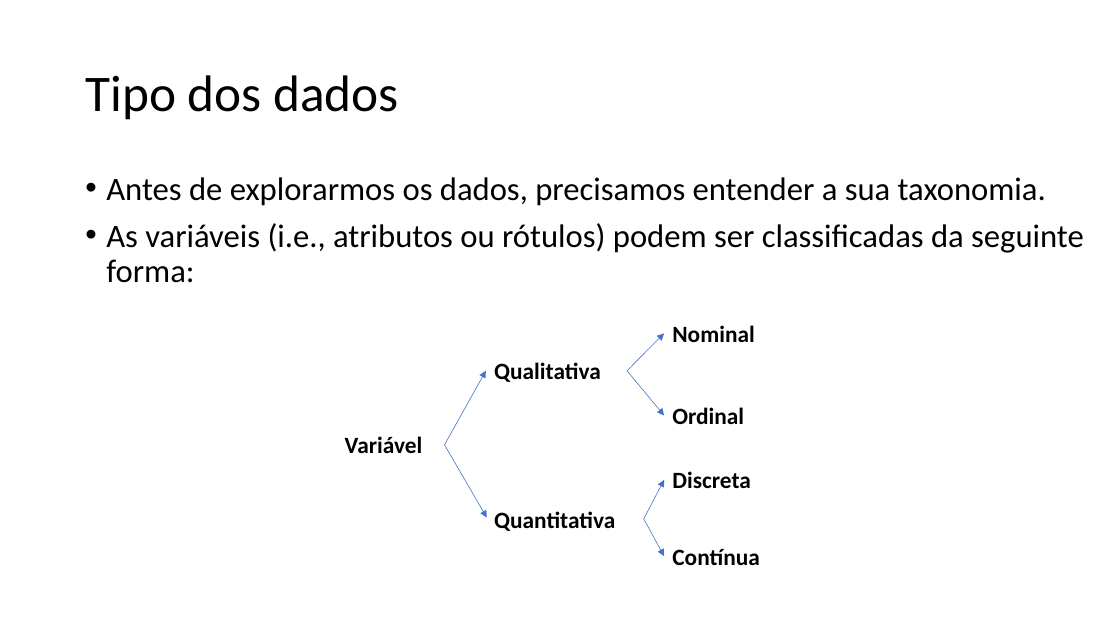
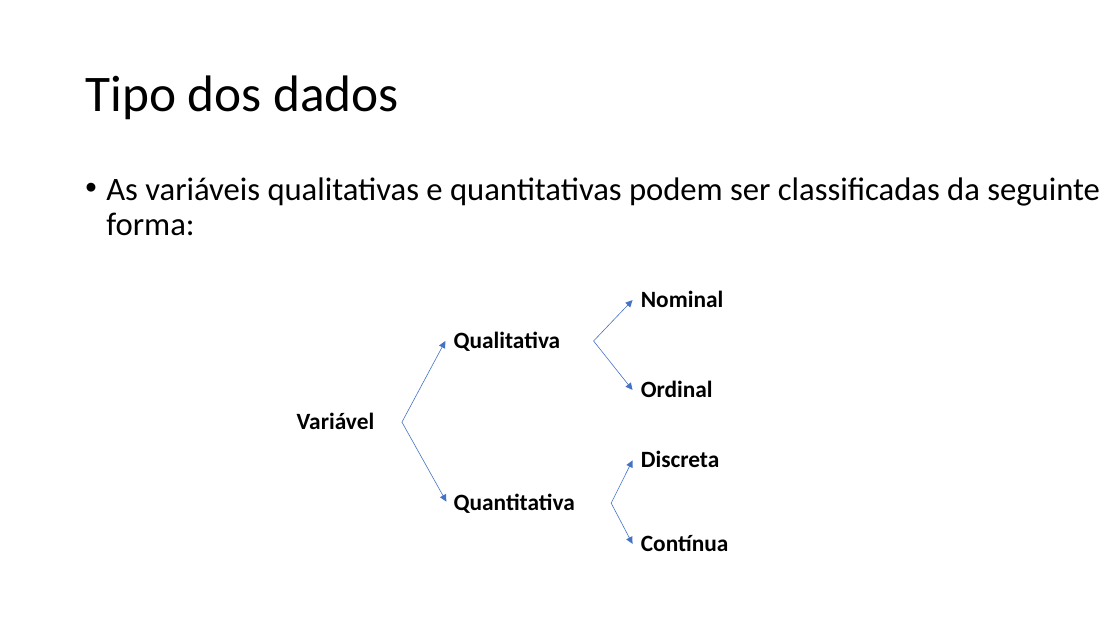
Before and after one commit to zz4fap/c24_inteligencia_artificial, a slide deck: slide 8 of slides/C24_EDA.pptx (slide 6 before the commit). Drawn at 1120x630 pixels with LibreOffice and Linux fonts; fonts in the diff are those of the drawing. Boxes give left, top, right and bottom in pixels: in the first picture for what was removed or moved away, otherwise in the second. Text is boxed around its words. In the diff, an @@ line names an element or a change of style, - is before the commit and + after.

```diff
--- a/slides/C24_EDA.pptx
+++ b/slides/C24_EDA.pptx
@@ text at (106, 177, 1100, 236): text changed @@
-• Antes de explorarmos os dados, precisamos entender a sua taxonomia.
-• As variáveis (i.e., atributos ou rótulos) podem ser classificadas da seguinte forma:
+• As variáveis qualitativas e quantitativas podem ser classificadas da seguinte forma:
@@ text "Nominal": place and size @@
-text "Nominal" at (672, 325, 754, 342)
+text "Nominal" at (641, 290, 723, 307)
@@ text "Qualitativa": place and size @@
-text "Qualitativa" at (494, 362, 601, 382)
+text "Qualitativa" at (454, 331, 561, 351)
@@ arrow moved from (627, 371) - (665, 334) to (594, 341) - (633, 300) @@
@@ arrow moved from (444, 445) - (486, 371) to (402, 423) - (445, 341) @@
@@ arrow moved from (627, 371) - (665, 416) to (594, 341) - (633, 390) @@
@@ text "Ordinal": place and size @@
-text "Ordinal" at (672, 407, 744, 424)
+text "Ordinal" at (641, 380, 713, 397)
@@ text "Variável": place and size @@
-text "Variável" at (345, 436, 423, 453)
+text "Variável" at (297, 412, 375, 429)
@@ arrow moved from (444, 445) - (487, 518) to (402, 423) - (446, 502) @@
@@ text "Discreta": place and size @@
-text "Discreta" at (672, 471, 751, 488)
+text "Discreta" at (641, 450, 720, 467)
@@ arrow moved from (644, 519) - (665, 480) to (612, 503) - (633, 460) @@
@@ text "Quantitativa": place and size @@
-text "Quantitativa" at (494, 511, 615, 531)
+text "Quantitativa" at (454, 493, 575, 513)
@@ arrow moved from (644, 519) - (665, 556) to (612, 503) - (633, 544) @@
@@ text "Contínua": place and size @@
-text "Contínua" at (672, 549, 760, 565)
+text "Contínua" at (641, 535, 729, 551)
```
Also in this commit, not shown: 25 other slides changed, 7 slides added, 1 slide removed.
